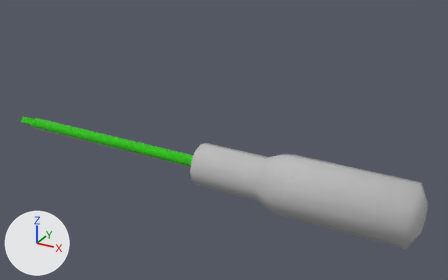
An edit to the FBX model Assets/ART/Meshes/MAINTENANCE ROOM/SM_Screwdriver.fbx, drawn before and after from the same camera.
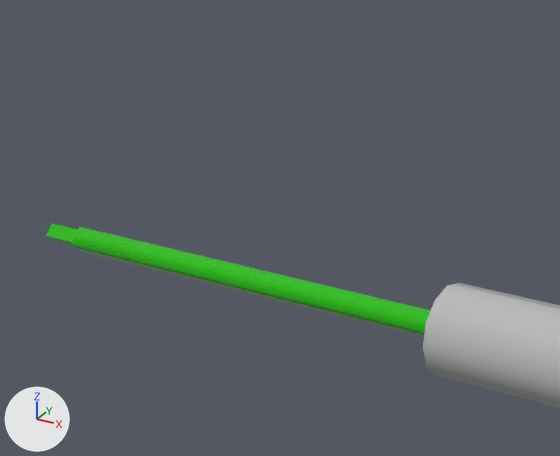
There are two pictures of each version: one whole from a 50 mm camera at (0.312, -0.496, 0.281) aimed at (0.034, 0.008, 0.028), one close up on the part from 0% to 56% of the width and 6% to 79% of the height. Arrows for +X, +Y and +Z are at lower left; the lights stay in place. The last two pictures show the newer version. Where no turn or scale is listed for an object, it has been applied to the vertices.

Objects in the first close-up: 'SM_Screwdriver'.
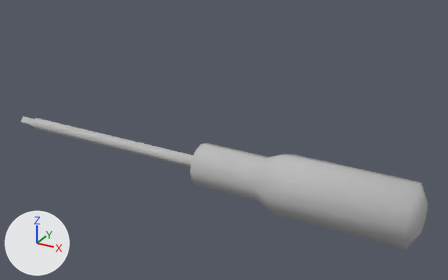
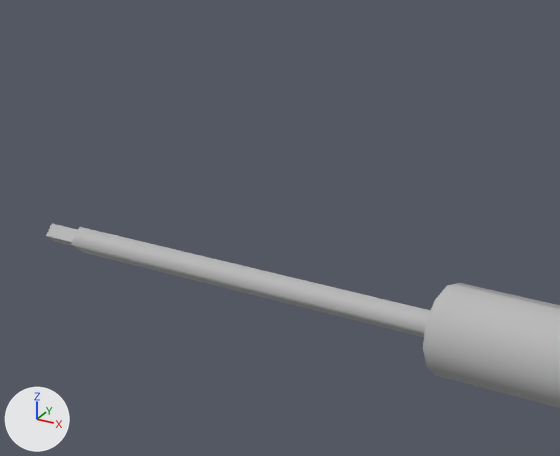
What differs and where, as boxes [x1, y1, x2, y2] in the close-ups (560 x 456 px):
part 1 of me_mesh, recoloured (green to grey): [46, 224, 431, 337] in both

What changed in the scene script:
```text
Change me_mesh:
    where me_mesh.from_pydata(...)  # 114 vertices, 109 faces; spans x -0.238..0.238, y -0.03..0.03, z -0.03..0.13
    used by ob_sm_screwdriver; location = (0.0, 0.0, 0.0)
    me_mesh part 1: all 13 faces that had it switch from mat_m_metal_02 (green #26bc00) to mat_m_plastic_red (grey #bcbcbc)
```
